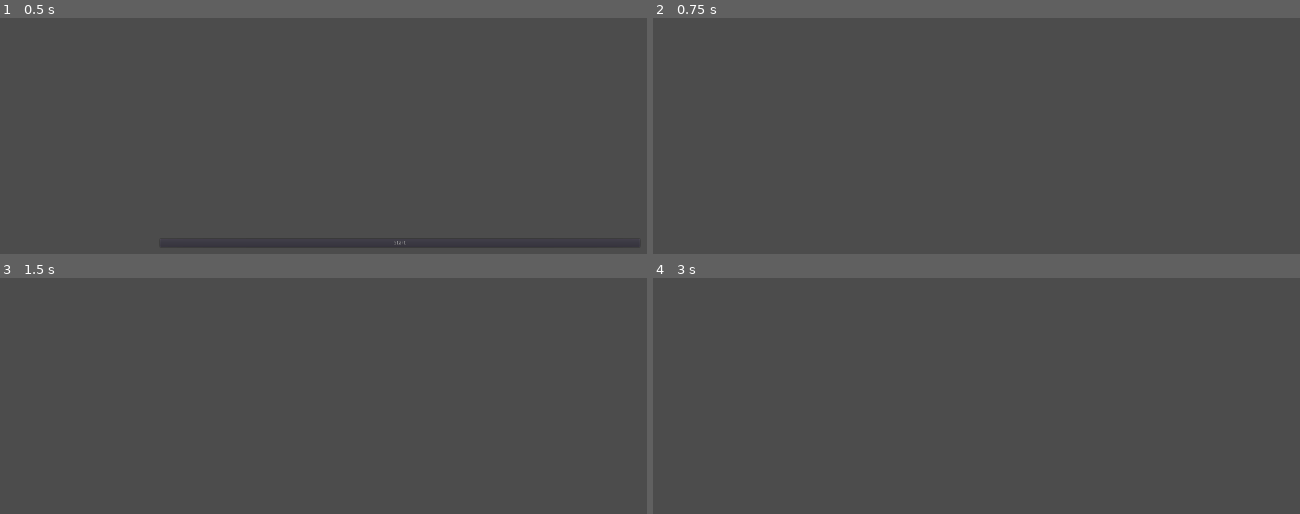
Above: before the commit, frames 1-4 (two rows, left to right).
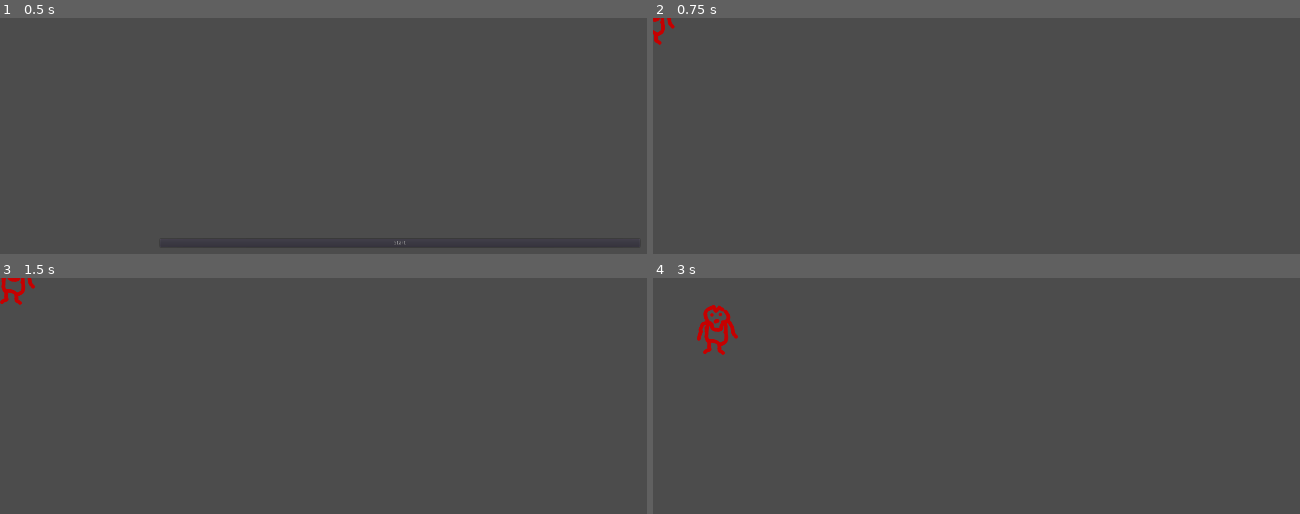
Above: after the commit, the same moments.

Repository: MartiniMoe/zombieswarm
Game: Godot game, scene res://menu/Menu.tscn
The game is run twice, just before and just after one commit, with the same random seed, the same clock (stepped at 60 frames per second) and the same inputs.
Inputs:
- Up to frame 1 (0.5 s): no input
- Up to frame 2 (0.75 s): click "Start" at 0.5 s
- Up to frame 3 (1.5 s): tap Enter at 1.25 s; hold Right (walk_right, bound only after the commit) from 1.28 s (still down)
- Up to frame 4 (3 s): release Right (walk_right, bound only after the commit) at 2.03 s; hold Down (walk_down, bound only after the commit) 2.03-2.78 s; hold Right (walk_right, bound only after the commit) from 2.78 s (still down)

Frame 1 is identical in both runs. In frame 2, 0.1% of the frame differs, in the area x 0-4%, y 0-12%; in frame 3, 0.2%; in frame 4, 0.6%, in the area x 6-14%, y 11-33%.

Commit message:
add player movement

Diff:
--- a/godot_project/level01/Level01.tscn
+++ b/godot_project/level01/Level01.tscn
@@ -1,3 +1,7 @@
-[gd_scene format=2]
+[gd_scene load_steps=2 format=2]
 
-[node name="Level01" type="Node2D"]
+[ext_resource path="res://player/Player.tscn" type="PackedScene" id=1]
+
+[node name="Level01" type="Node2D" index="0"]
+
+[node name="Player" parent="." index="0" instance=ExtResource( 1 )]
--- a/godot_project/menu/Menu.tscn
+++ b/godot_project/menu/Menu.tscn
@@ -2,7 +2,7 @@
 
 [ext_resource path="res://menu/Menu.gd" type="Script" id=1]
 
-[node name="Menu" type="Control" index="0"]
+[node name="Menu" type="Control"]
 
 anchor_left = 0.0
 anchor_top = 0.0
@@ -54,6 +54,6 @@
 text = "Start"
 flat = false
 align = 1
-_sections_unfolded = [ "Anchor", "Grow Direction", "Margin", "Rect", "Theme", "custom_fonts" ]
+_sections_unfolded = [ "Anchor", "Grow Direction", "Margin", "Rect", "Size Flags", "Theme", "custom_fonts", "custom_styles" ]
 
 [connection signal="pressed" from="VBoxContainer/Start" to="." method="_on_Start_pressed"]
--- /dev/null
+++ b/godot_project/player/Player.gd
@@ -0,0 +1,22 @@
+extends KinematicBody2D
+
+const MOTION_SPEED = 160 # Pixels/second
+
+func _ready():
+	set_process_input(true)
+
+func _physics_process(delta):
+	var motion = Vector2()
+
+	if Input.is_action_pressed("walk_up"):
+		motion += Vector2(0, -1)
+	if Input.is_action_pressed("walk_down"):
+		motion += Vector2(0, 1)
+	if Input.is_action_pressed("walk_left"):
+		motion += Vector2(-1, 0)
+	if Input.is_action_pressed("walk_right"):
+		motion += Vector2(1, 0)
+
+	motion = motion.normalized() * MOTION_SPEED
+
+	move_and_slide(motion)
--- /dev/null
+++ b/godot_project/player/Player.tscn
@@ -0,0 +1,27 @@
+[gd_scene load_steps=4 format=2]
+
+[ext_resource path="res://player/Player.gd" type="Script" id=1]
+[ext_resource path="res://zombies/zombie-down.png" type="Texture" id=2]
+
+[sub_resource type="CapsuleShape2D" id=1]
+
+custom_solver_bias = 0.0
+radius = 40.0
+height = 35.0
+
+[node name="Player" type="KinematicBody2D"]
+
+input_pickable = false
+collision_layer = 1
+collision_mask = 1
+collision/safe_margin = 0.08
+script = ExtResource( 1 )
+
+[node name="Sprite" type="Sprite" parent="." index="0"]
+
+texture = ExtResource( 2 )
+
+[node name="CollisionShape2D" type="CollisionShape2D" parent="." index="1"]
+
+position = Vector2( 0, 6 )
+shape = SubResource( 1 )
--- a/godot_project/project.godot
+++ b/godot_project/project.godot
@@ -21,6 +21,17 @@
 window/size/resizable=false
 window/stretch/mode="2d"
 
+[input]
+
+walk_up=[ Object(InputEventKey,"resource_local_to_scene":false,"resource_name":"","device":0,"alt":false,"shift":false,"control":false,"meta":false,"command":false,"pressed":false,"scancode":16777232,"unicode":0,"echo":false,"script":null)
+ ]
+walk_down=[ Object(InputEventKey,"resource_local_to_scene":false,"resource_name":"","device":0,"alt":false,"shift":false,"control":false,"meta":false,"command":false,"pressed":false,"scancode":16777234,"unicode":0,"echo":false,"script":null)
+ ]
+walk_left=[ Object(InputEventKey,"resource_local_to_scene":false,"resource_name":"","device":0,"alt":false,"shift":false,"control":false,"meta":false,"command":false,"pressed":false,"scancode":16777231,"unicode":0,"echo":false,"script":null)
+ ]
+walk_right=[ Object(InputEventKey,"resource_local_to_scene":false,"resource_name":"","device":0,"alt":false,"shift":false,"control":false,"meta":false,"command":false,"pressed":false,"scancode":16777233,"unicode":0,"echo":false,"script":null)
+ ]
+
 [rendering]
 
 environment/default_environment="res://default_env.tres"
